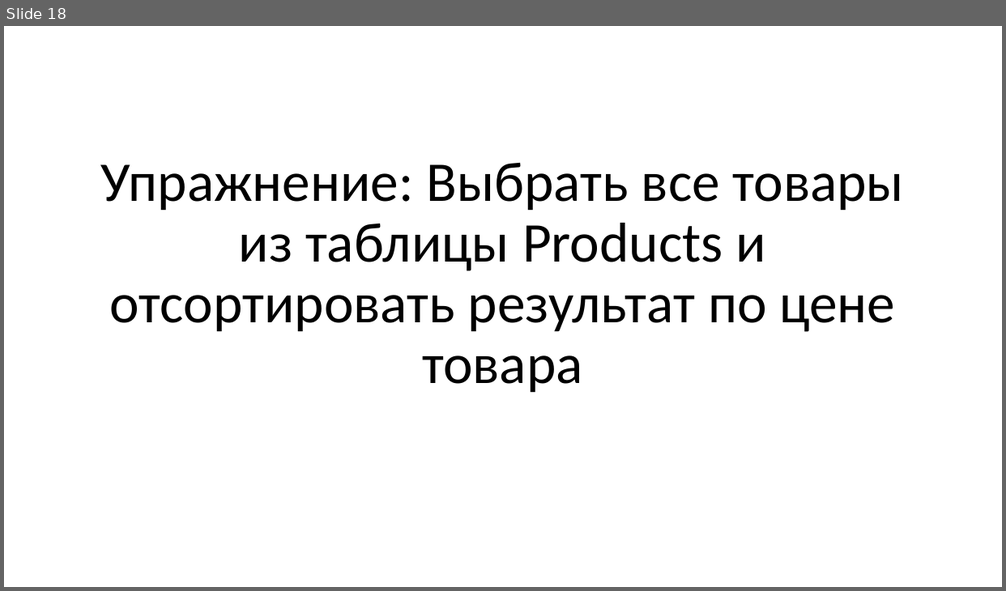
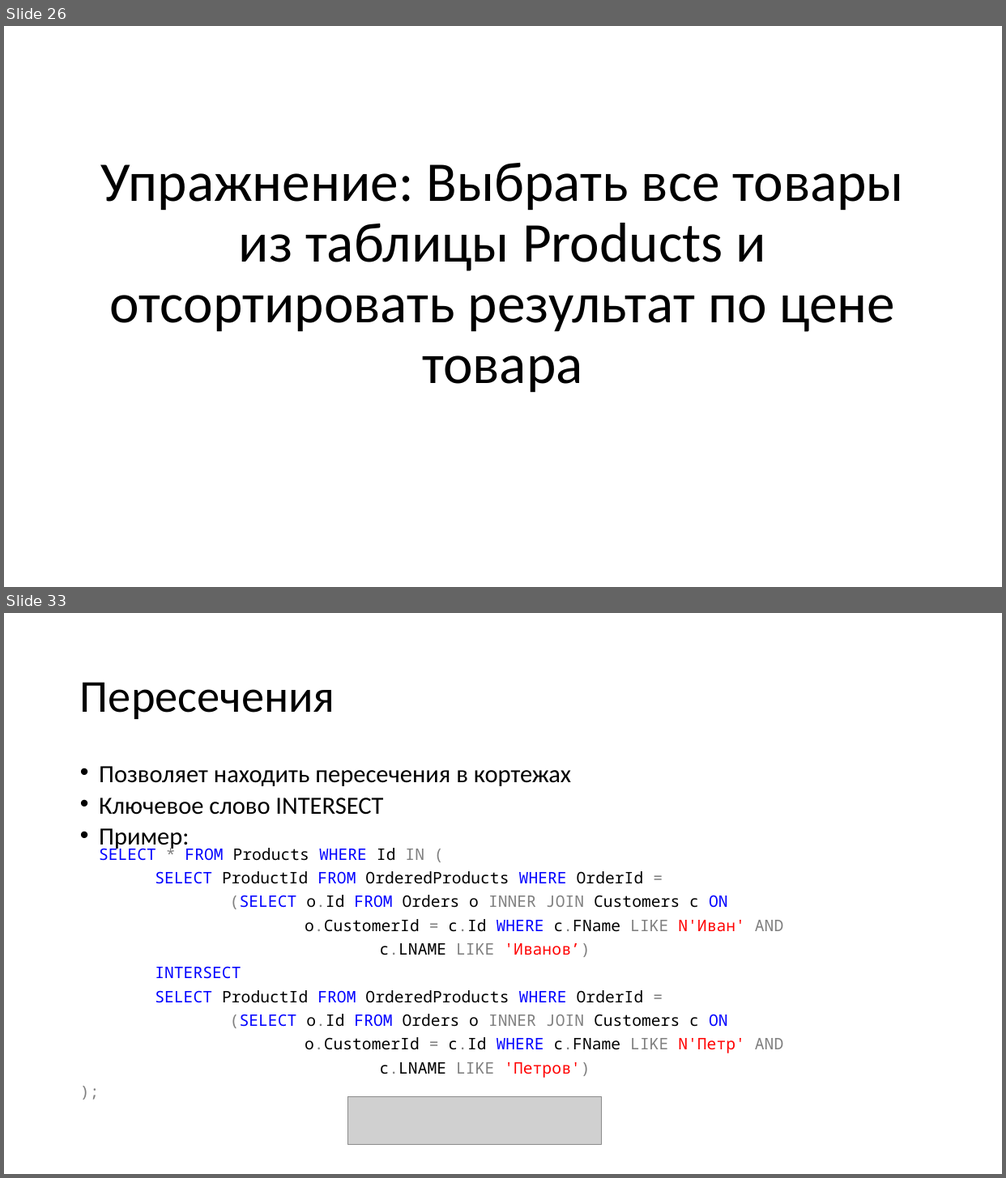
Before and after one commit to dmitriykuptsov/SQL, a slide deck: sql.pptx. Shown one above the other, each under a label of ours: slide 18 before the commit, slides 26 and 33 after it; the slides between them are not shown. The pictures are 1006x591 and 1006x1178 pixels, drawn with LibreOffice and Linux fonts; fonts in the diff are those of the drawing; grey boxes stand for pictures. Boxes give left, top, right and bottom in pixels: in the first picture for what was removed or moved away, otherwise in the second. Text is boxed around its words. In the diff, an @@ line names an element or a change of style, - is before the commit and + after.

```diff
--- a/sql.pptx
+++ b/sql.pptx
@@ slide 33 added at box(4, 613, 1002, 1174), background #FFFFFF @@
@@ title added at box(80, 682, 335, 719), 44 pt, text #000000 @@
+Пересечения
@@ text added at box(99, 766, 783, 1078), 15.3 pt, text #000000 @@
+• Позволяет находить пересечения в кортежах
+• Ключевое слово INTERSECT
+• Пример:
+  SELECT * FROM Products WHERE Id IN (
+SELECT ProductId FROM OrderedProducts WHERE OrderId =
+(SELECT o.Id FROM Orders o INNER JOIN Customers c ON
+o.CustomerId = c.Id WHERE c.FName LIKE N'Иван' AND
+c.LNAME LIKE 'Иванов’)
+INTERSECT
+SELECT ProductId FROM OrderedProducts WHERE OrderId =
+(SELECT o.Id FROM Orders o INNER JOIN Customers c ON
+o.CustomerId = c.Id WHERE c.FName LIKE N'Петр' AND
+c.LNAME LIKE 'Петров')
+);
@@ picture added at box(347, 1097, 602, 1145) @@
@@ what was slide 18 is now slide 26 @@
```
Also in this commit, not shown: 7 slides changed, 46 other slides added, 3 other files.
